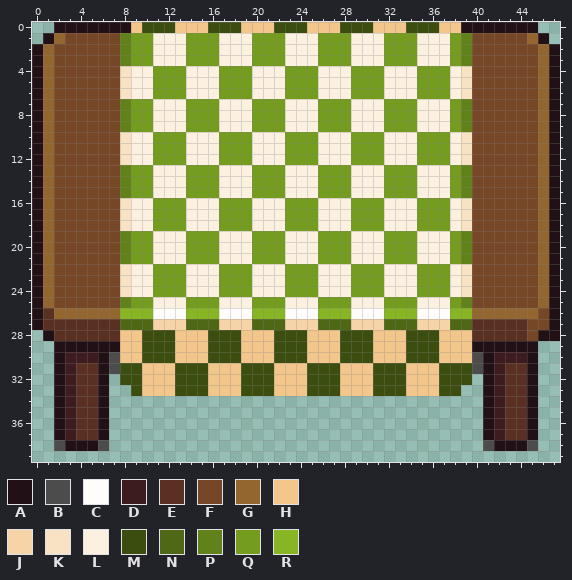
Pixel-art sprite: images/mesa.png. This is how it looked before the edit.
The file is 48x40 pixels. Colours within 5 levels of each other are drawn and written as one.
Palette (. is transparent): A #211015  B #4c4c4c  C #fffdfc  D #3c1c1e  E #5a3022  F #764726  G #93652f  H #f3c68c  J #f6d4a8  K #f9e2c4  L #fcf0e0  M #3b4e10  N #4e6815  P #61821a  Q #749c1f  R #87b524
Pixels before, first column x 0:
 0 ..AAAAAAAHMMMHHHMMMHHHMMMHHHMMMHHHMMMHHAAAAAAA..
 1 .AGFFFFFPQQLLLQQQLLLQQQLLLQQQLLLQQQLLLQPFFFFFGA.
 2 AGFFFFFFPQQLLLQQQLLLQQQLLLQQQLLLQQQLLLQPFFFFFFGA
 3 AGFFFFFFPQQLLLQQQLLLQQQLLLQQQLLLQQQLLLQPFFFFFFGA
 4 AGFFFFFFKLLQQQLLLQQQLLLQQQLLLQQQLLLQQQLKFFFFFFGA
 5 AGFFFFFFKLLQQQLLLQQQLLLQQQLLLQQQLLLQQQLKFFFFFFGA
 6 AGFFFFFFKLLQQQLLLQQQLLLQQQLLLQQQLLLQQQLKFFFFFFGA
 7 AGFFFFFFPQQLLLQQQLLLQQQLLLQQQLLLQQQLLLQPFFFFFFGA
 8 AGFFFFFFPQQLLLQQQLLLQQQLLLQQQLLLQQQLLLQPFFFFFFGA
 9 AGFFFFFFPQQLLLQQQLLLQQQLLLQQQLLLQQQLLLQPFFFFFFGA
10 AGFFFFFFKLLQQQLLLQQQLLLQQQLLLQQQLLLQQQLKFFFFFFGA
11 AGFFFFFFKLLQQQLLLQQQLLLQQQLLLQQQLLLQQQLKFFFFFFGA
12 AGFFFFFFKLLQQQLLLQQQLLLQQQLLLQQQLLLQQQLKFFFFFFGA
13 AGFFFFFFPQQLLLQQQLLLQQQLLLQQQLLLQQQLLLQPFFFFFFGA
14 AGFFFFFFPQQLLLQQQLLLQQQLLLQQQLLLQQQLLLQPFFFFFFGA
15 AGFFFFFFPQQLLLQQQLLLQQQLLLQQQLLLQQQLLLQPFFFFFFGA
16 AGFFFFFFKLLQQQLLLQQQLLLQQQLLLQQQLLLQQQLKFFFFFFGA
17 AGFFFFFFKLLQQQLLLQQQLLLQQQLLLQQQLLLQQQLKFFFFFFGA
18 AGFFFFFFKLLQQQLLLQQQLLLQQQLLLQQQLLLQQQLKFFFFFFGA
19 AGFFFFFFPQQLLLQQQLLLQQQLLLQQQLLLQQQLLLQPFFFFFFGA
20 AGFFFFFFPQQLLLQQQLLLQQQLLLQQQLLLQQQLLLQPFFFFFFGA
21 AGFFFFFFPQQLLLQQQLLLQQQLLLQQQLLLQQQLLLQPFFFFFFGA
22 AGFFFFFFKLLQQQLLLQQQLLLQQQLLLQQQLLLQQQLKFFFFFFGA
23 AGFFFFFFKLLQQQLLLQQQLLLQQQLLLQQQLLLQQQLKFFFFFFGA
24 AGFFFFFFKLLQQQLLLQQQLLLQQQLLLQQQLLLQQQLKFFFFFFGA
25 AGFFFFFFPQQLLLQQQLLLQQQLLLQQQLLLQQQLLLQPFFFFFFGA
26 AEGGGGGGRRRCCCRRRCCCRRRCCCRRRCCCRRRCCCRRGGGGGGFA
27 AEEEEEEENNNJJJNNNJJJNNNJJJNNNJJJNNNJJJNNEEEEEFFA
28 .AEEEEEEHHMMMHHHMMMHHHMMMHHHMMMHHHMMMHHHEEEEEFAA
29 ..AAAAAAHHMMMHHHMMMHHHMMMHHHMMMHHHMMMHHHAAAAAA..
30 ..ADDDABHHMMMHHHMMMHHHMMMHHHMMMHHHMMMHHHBADDDA..
31 ..ADEEABMMHHHMMMHHHMMMHHHMMMHHHMMMHHHMMMBADEEA..
32 ..ADEEA.MMHHHMMMHHHMMMHHHMMMHHHMMMHHHMMM.ADEEA..
33 ..ADEEA..MHHHMMMHHHMMMHHHMMMHHHMMMHHHMM..ADEEA..
34 ..ADEEA..................................ADEEA..
35 ..ADEEA..................................ADEEA..
36 ..ADEEA..................................ADEEA..
37 ..ADEEA..................................ADEEA..
38 ..BAAAB..................................BAAAB..
Now the later version:
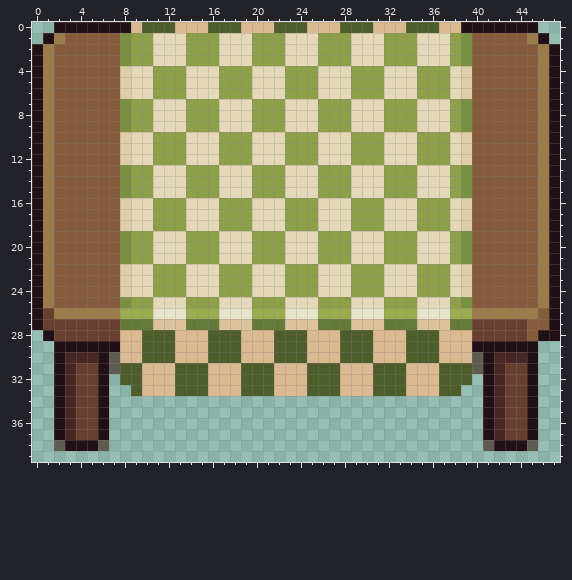
Author's note on the commit: mesa de clientes funcionando para apenas 1 cliente
The exact change:
colour B: #4c4c4c -> #5e5c51
colour C: #fffdfc -> #e6e4cb
colour D: #3c1c1e -> #472624
colour E: #5a3022 -> #683f2e
colour F: #764726 -> #855b3b
colour G: #93652f -> #9a7b49
colour H: #f3c68c -> #dbba91
colour J: #f6d4a8 -> #ddc39b
colour K: #f9e2c4 -> #dfcda7
colour L: #fcf0e0 -> #e4d8b8
colour M: #3b4e10 -> #4d5e2b
colour N: #4e6815 -> #657a37
colour P: #61821a -> #7a9041
colour Q: #749c1f -> #8da049
colour R: #87b524 -> #9bac50
Where, in picture pixels (left, top, right, bottom), the same in both pictures:
changed: (43, 22, 549, 451)
